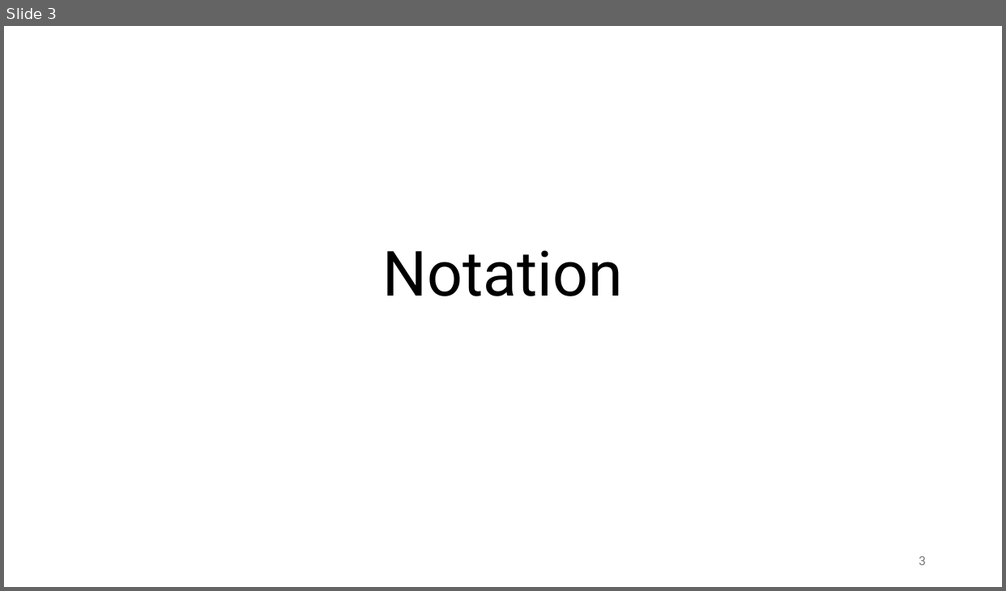
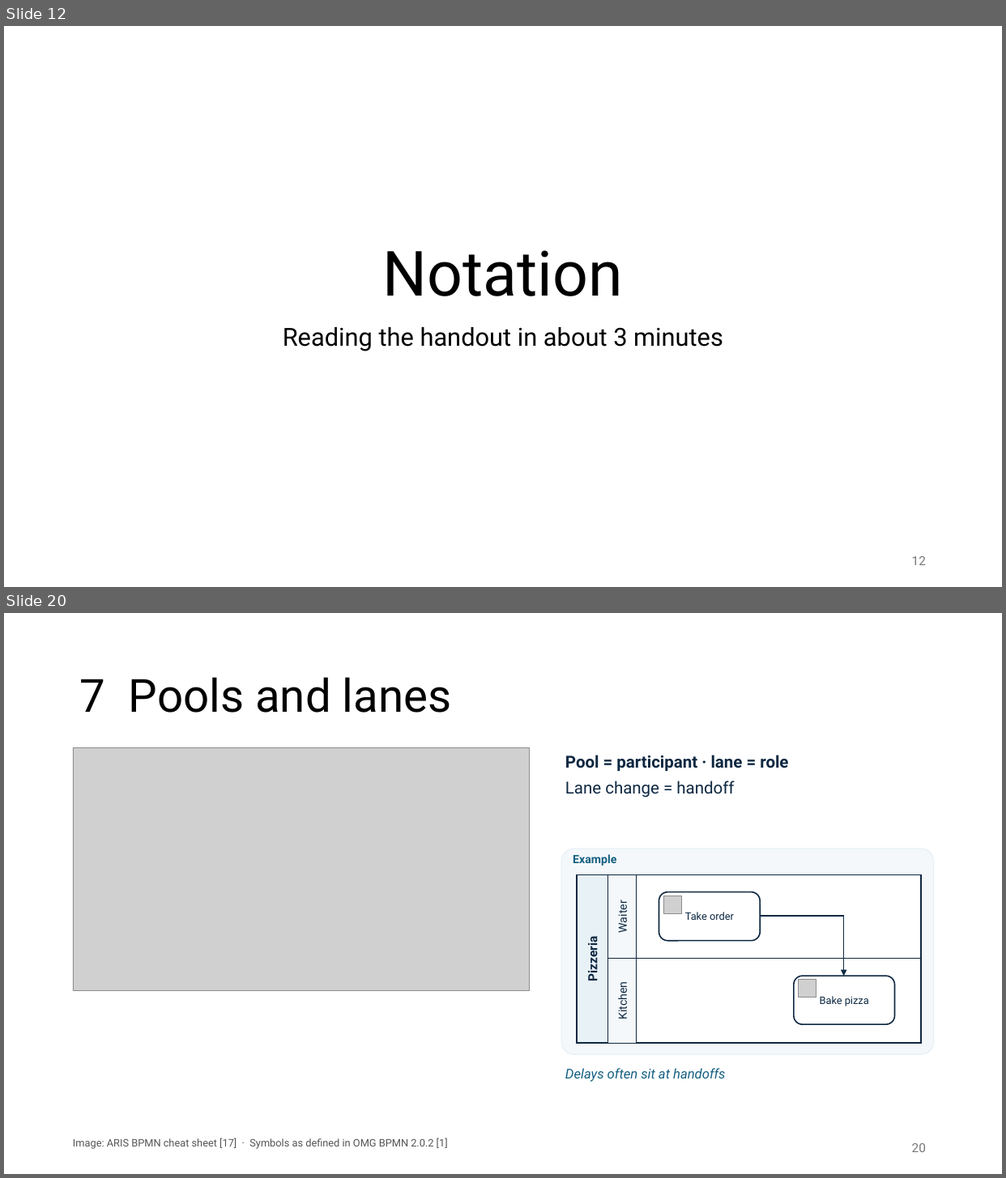
Before and after one commit to FontysVenlo/esd-2026-workshop-g03, a slide deck: BPMN Workshop.pptx. Shown one above the other, each under a label of ours: slide 3 before the commit, slides 12 and 20 after it; the slides between them are not shown. The pictures are 1006x591 and 1006x1178 pixels, drawn with LibreOffice and Linux fonts; fonts in the diff are those of the drawing; grey boxes stand for pictures. Boxes give left, top, right and bottom in pixels: in the first picture for what was removed or moved away, otherwise in the second. Text is boxed around its words. In the diff, an @@ line names an element or a change of style, - is before the commit and + after.

```diff
--- a/BPMN Workshop.pptx
+++ b/BPMN Workshop.pptx
@@ slide 20 added at [4, 613, 1002, 1174], background #FFFFFF @@
@@ title added at [80, 677, 452, 713], 44 pt, text #000000 @@
+7 Pools and lanes
@@ picture added at [73, 747, 530, 991] @@
@@ text added at [565, 755, 788, 798], 16 pt, text #0E2841, bold @@
+Pool = participant · lane = role
+Lane change = handoff
@@ rounded rectangle added at [562, 849, 934, 1054], fill #F4F8FA, outline #E8F1F6 1 pt @@
@@ text added at [573, 854, 616, 866], 11 pt, text #156082, bold @@
+Example
@@ rectangle added at [577, 875, 921, 1043], fill #FFFFFF, outline #0E2841 1.25 pt @@
@@ rectangle added at [577, 875, 608, 1043], fill #E8F1F6, outline #0E2841 1.25 pt, 12 pt, text #0E2841, bold @@
+Pizzeria
@@ rectangle added at [608, 875, 637, 959], fill #F4F8FA, outline #0E2841 0.75 pt, 11 pt, text #0E2841 @@
+Waiter
@@ rectangle added at [637, 875, 921, 959], outline #0E2841 0.75 pt @@
@@ rounded rectangle added at [659, 892, 760, 941], fill #FFFFFF, outline #0E2841 1.25 pt, 10 pt, text #0E2841 @@
+Take order
@@ picture added at [663, 896, 681, 914] @@
@@ line added from (760, 916) to (844, 916), #0E2841 1.25 pt @@
@@ arrow added from (844, 916) to (844, 976), #0E2841 1.25 pt @@
@@ rectangle added at [608, 959, 637, 1043], fill #F4F8FA, outline #0E2841 0.75 pt, 11 pt, text #0E2841 @@
+Kitchen
@@ rectangle added at [637, 959, 921, 1043], outline #0E2841 0.75 pt @@
@@ rounded rectangle added at [794, 976, 895, 1024], fill #FFFFFF, outline #0E2841 1.25 pt, 10 pt, text #0E2841 @@
+Bake pizza
@@ picture added at [799, 980, 816, 998] @@
@@ text added at [565, 1068, 725, 1082], 13 pt, text #156082, italic @@
+Delays often sit at handoffs
@@ text added at [73, 1138, 448, 1149], 10 pt, text #555555 @@
+Image: ARIS BPMN cheat sheet [17] · Symbols as defined in OMG BPMN 2.0.2 [1]
@@ page number added at [912, 1144, 926, 1152], 12 pt, text #797979 @@
+20
@@ what was slide 3 is now slide 12 @@
@@ slide 12 changed as well @@
@@ subtitle added at [283, 327, 723, 352], 24 pt, text #000000 @@
+Reading the handout in about 3 minutes
@@ page number at [912, 557, 926, 565]: text changed @@
-3
+12
```
Also in this commit, not shown: 7 other slides changed, 33 other slides added, 17 slides removed, 12 other files.
